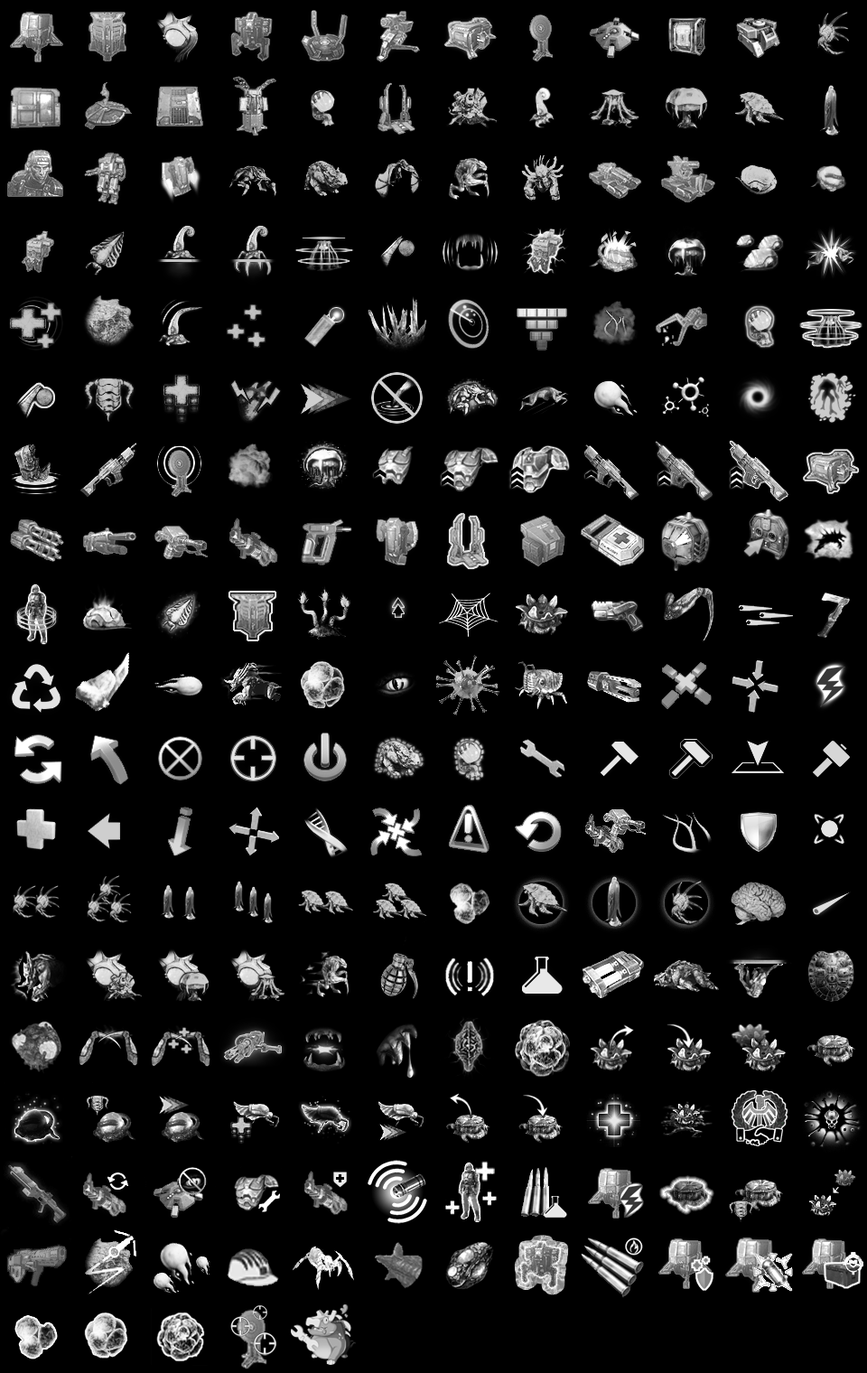
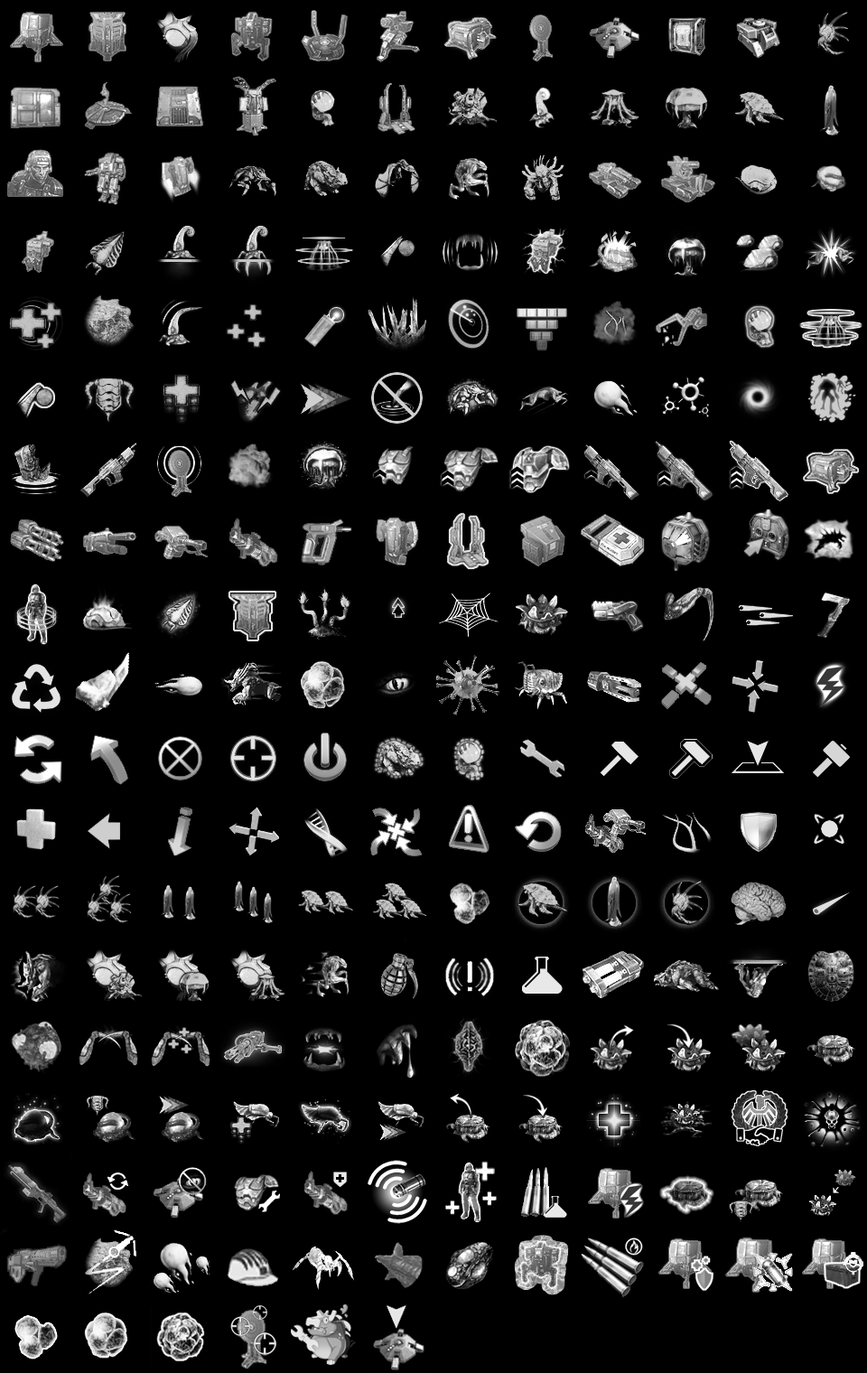
Before/after of a 867 x 1373 layered artwork. What changed in the layer stack:
renamed "矩形 1" to "图层 0", painted on it over [left=371, top=1304, right=428, bottom=1373]
